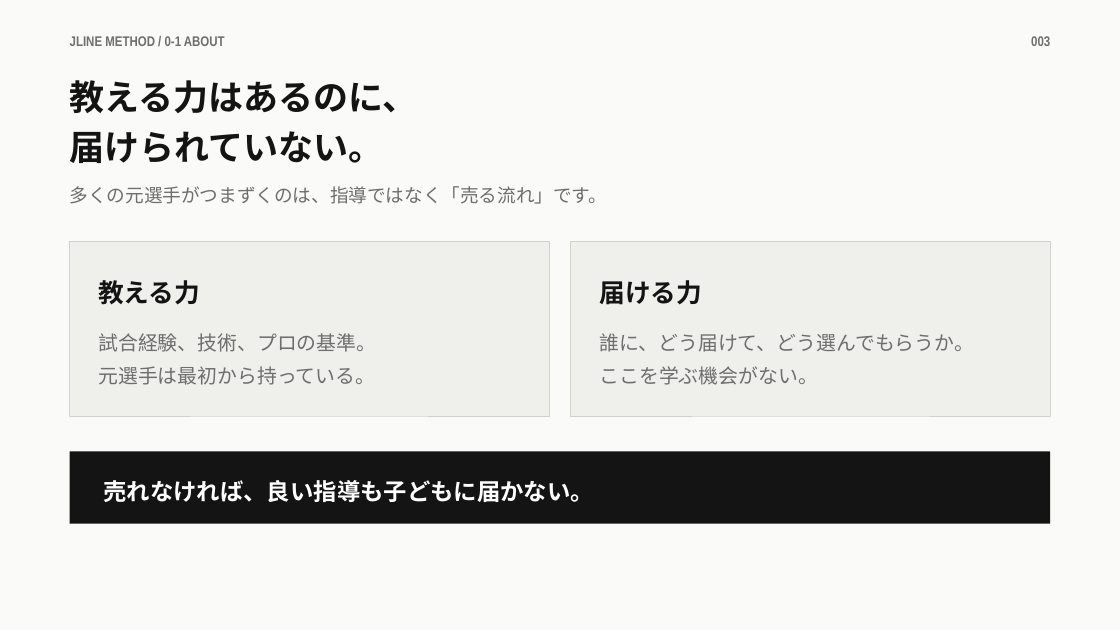
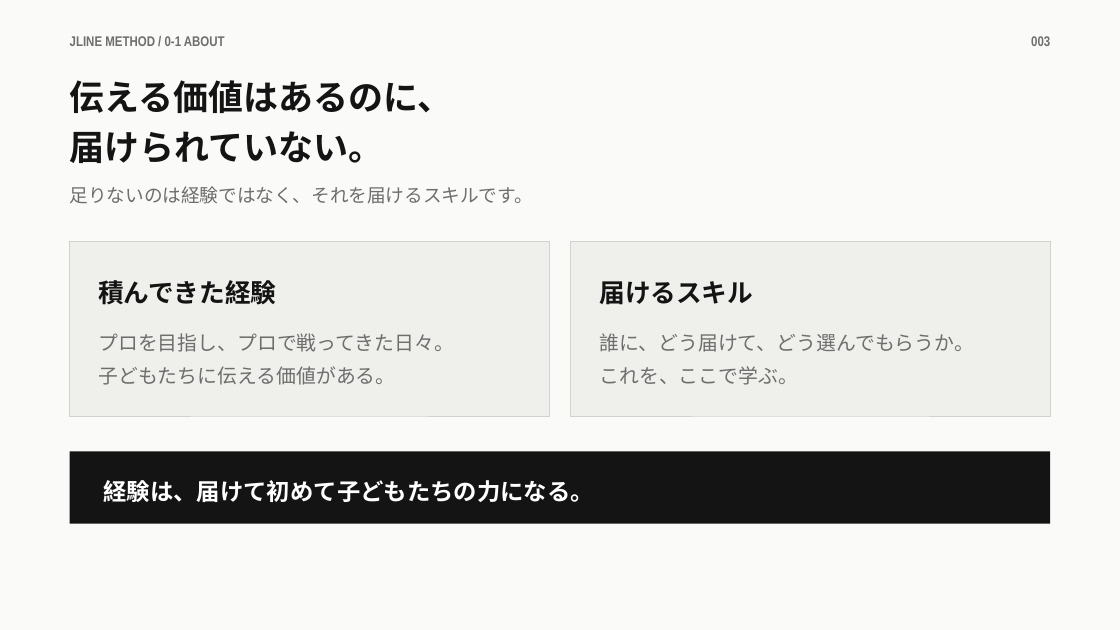
Before and after one commit to takafumisuzuki1117-sys/takafumi_suzuki, a slide deck: slide 3 of JLINEメソッド/教材/0章/0-1_JLINEメソッドとは.pptx. Drawn at 1120x630 pixels with LibreOffice and Linux fonts; fonts in the diff are those of the drawing. Boxes give left, top, right and bottom in pixels: in the first picture for what was removed or moved away, otherwise in the second. Text is boxed around its words. In the diff, an @@ line names an element or a change of style, - is before the commit and + after.

```diff
--- a/JLINEメソッド/教材/0章/0-1_JLINEメソッドとは.pptx
+++ b/JLINEメソッド/教材/0章/0-1_JLINEメソッドとは.pptx
@@ text at (70, 80, 453, 113): text changed @@
-教える力はあるのに、
+伝える価値はあるのに、
@@ text at (70, 186, 533, 204): text changed @@
-多くの元選手がつまずくのは、指導ではなく「売る流れ」です。
+足りないのは経験ではなく、それを届けるスキルです。
@@ text at (98, 280, 276, 305): text changed @@
-教える力
+積んできた経験
@@ text at (599, 281, 753, 305): text changed @@
-届ける力
+届けるスキル
@@ text at (98, 333, 454, 385): text changed @@
-試合経験、技術、プロの基準。
-元選手は最初から持っている。
+プロを目指し、プロで戦ってきた日々。
+子どもたちに伝える価値がある。
@@ text at (599, 366, 798, 385): text changed @@
-ここを学ぶ機会がない。
+これを、ここで学ぶ。
@@ text at (103, 480, 594, 502): text changed @@
-売れなければ、良い指導も子どもに届かない。
+経験は、届けて初めて子どもたちの力になる。
```
Also in this commit, not shown: 2 other slides changed, 10 other files.
